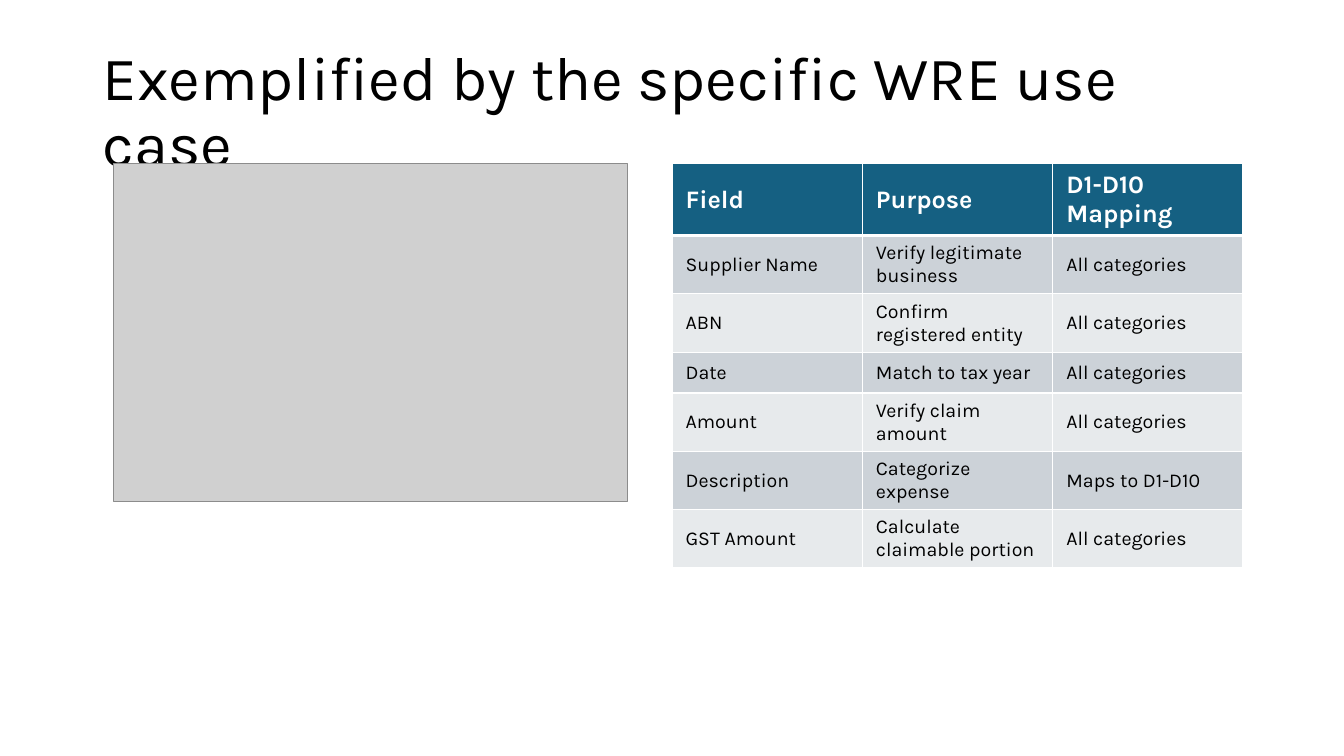
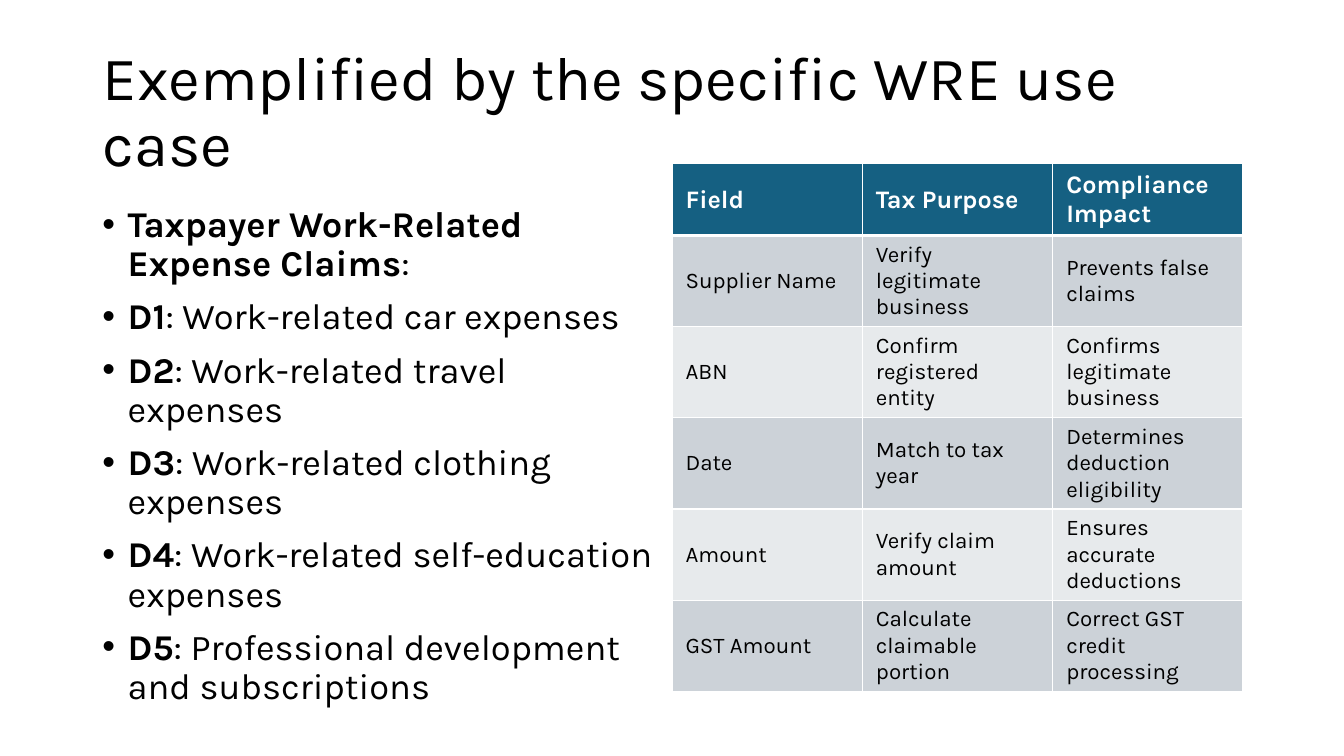
Before and after one commit to tmnestor/unified_vision_processor_minimal, a slide deck: slide 3 of presentation_materials/vision_transformers.pptx (slide 2 before the commit). Drawn at 1344x756 pixels with LibreOffice and Linux fonts; fonts in the diff are those of the drawing; grey boxes stand for pictures. Boxes give left, top, right and bottom in pixels: in the first picture for what was removed or moved away, otherwise in the second. Text is boxed around its words. In the diff, an @@ line names an element or a change of style, - is before the commit and + after.

```diff
--- a/presentation_materials/vision_transformers.pptx
+++ b/presentation_materials/vision_transformers.pptx
@@ picture removed at (113,164,627,502) @@
@@ table at (673,164,1244,689) @@
-row 1: Field | Purpose | D1-D10 Mapping
-row 2: Supplier Name | Verify legitimate business | All categories
-row 3: ABN | Confirm registered entity | All categories
-row 4: Date | Match to tax year | All categories
-row 5: Amount | Verify claim amount | All categories
-row 6: Description | Categorize expense | Maps to D1-D10
-row 7: GST Amount | Calculate claimable portion | All categories
+row 1: Field | Tax Purpose | Compliance Impact
+row 2: Supplier Name | Verify legitimate business | Prevents false claims
+row 3: ABN | Confirm registered entity | Confirms legitimate business
+row 4: Date | Match to tax year | Determines deduction eligibility
+row 5: Amount | Verify claim amount | Ensures accurate deductions
+row 6: GST Amount | Calculate claimable portion | Correct GST credit processing
@@ text added at (128,212,653,700), 25.9 pt, text #000000 @@
+• Taxpayer Work-Related Expense Claims:
+• D1: Work-related car expenses
+• D2: Work-related travel expenses
+• D3: Work-related clothing expenses
+• D4: Work-related self-education expenses
+• D5: Professional development and subscriptions
```
Also in this commit, not shown: 1 other slide changed, 3 slides added, 5 slides removed.
